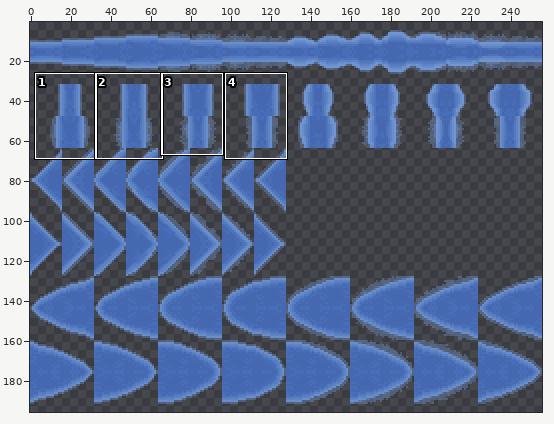
Edited in one commit: pixel-art file (src/concept/sprite/wateredges.aseprite). Above, an overview of the earlier version with the close-up marked.
Close-up. Old version:
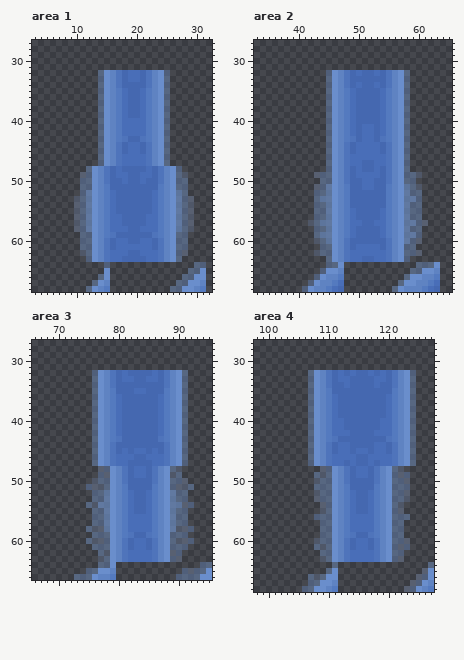
256x256 pixels, 1 frame. Colours within 5 levels of each other are drawn and written as one. Shown: area 1: x 3..32, y 27..68; area 2: x 33..65, y 27..68; area 3: x 66..95, y 27..66; area 4: x 98..127, y 27..68. The wide view leaves out empty margins. The commit also changed other parts of the picture, which this record leaves out.
New version:
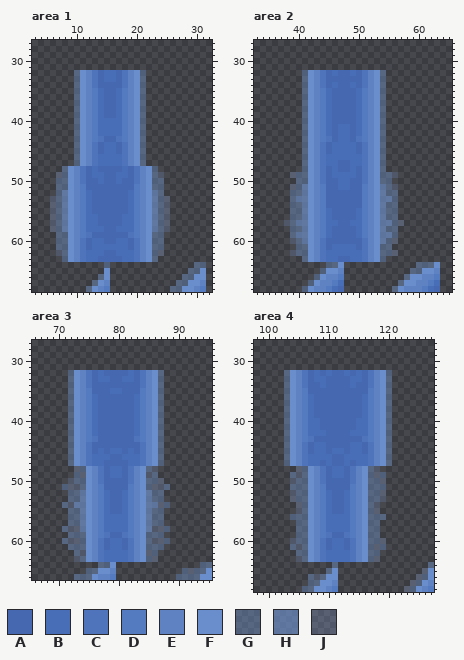
Palette (. is transparent): A #4568b0  B #496eb8  C #4f74bb  D #547abf  E #5f83c2  F #6a8ecc  G #7196d164  H #7196d1a1  J #8dabda3f
Change:
Area 1:
y 32..33: x 10..25 ....GFECABBACEFG -> GFECABBACEFG....
y 34: x 10..25 ....GFECAAAACEFG -> GFECAAAACEFG....
y 35..39: x 10..25 ....GFEDBAABDEFG -> GFEDBAABDEFG....
y 40..42: x 10..25 ....GFEDBBBBDEFG -> GFEDBBBBDEFG....
y 43: x 10..25 ....GFEDCAACDEFG -> GFEDCAACDEFG....
y 44..45: x 10..25 ....GFECABBACEFG -> GFECABBACEFG....
y 46..47: x 10..25 ....GFECBBBBCEFG -> GFECBBBBCEFG....
y 48: x 8..15 ....GFEC -> GFECABAA; x 17..18 BA -> AB; x 20..27 AABACEFG -> CEFG....
y 49: x 7..15 ....JGFEC -> JGFECABBA; x 20..28 ABBACEFGJ -> CEFGJ....
y 50: x 7..15 ....GGFEC -> GGFECAABA; x 17..18 AB -> BA; x 20..28 ABAACEFGG -> CEFGG....
y 51: x 7..15 ....GGFED -> GGFEDAAAA; x 20..28 AAAADEFGG -> DEFGG....
y 52: x 7..16 ....GHFEDB -> GHFEDBAAAA; x 19..28 AAAABDEFHG -> BDEFHG....
y 53..55: x 6..16 ....JGHFEDB -> JGHFEDBAAAA; x 19..29 AAAABDEFHGJ -> BDEFHGJ....
y 56..57: x 6..29 ....JGHFEDBBAAAABBDEFHGJ -> JGHFEDBBAAAABBDEFHGJ....
y 58: x 6..16 ....JGHFEDB -> JGHFEDBBBAA; x 19..29 AABBBDEFHGJ -> BDEFHGJ....
y 59: x 7..16 ....GGFEDC -> GGFEDCAAAA; x 19..28 AAAACDEFGG -> CDEFGG....
y 60: x 7..15 ....GGFEC -> GGFECABBA; x 20..28 ABBACEFGG -> CEFGG....
y 61: x 7..16 ....GGFECA -> GGFECABBBB; x 19..28 BBBBACEFGG -> ACEFGG....
y 62: x 7..16 ....JGFECB -> JGFECBBBAA; x 19..28 AABBBCEFGJ -> BCEFGJ....
y 63: x 8..27 ....GFECBBAAAABBCEFG -> GFECBBAAAABBCEFG....
Area 2:
y 32: x 41..58 ....GFECABAABACEFG -> GFECABAABACEFG....
y 33: x 41..48 ....GFEC -> GFECAAAA; x 51..58 AAAACEFG -> CEFG....
y 34: x 41..58 ....GFECABAABACEFG -> GFECABAABACEFG....
y 35..40: x 41..58 ....GFEDBAAAABDEFG -> GFEDBAAAABDEFG....
y 41..42: x 41..58 ....GFEDBABBABDEFG -> GFEDBABBABDEFG....
y 43: x 41..58 ....GFEDCABBACDEFG -> GFEDCABBACDEFG....
y 44..45: x 41..58 ....GFECABBBBACEFG -> GFECABBBBACEFG....
y 46: x 41..48 ....GFEC -> GFECBBBB; x 51..58 BBBBCEFG -> CEFG....
y 47: x 41..48 ....GFEC -> GFECBBAA; x 51..58 AABBCEFG -> CEFG....
y 48: x 41..58 ....GFECABAABACEFG -> GFECABAABACEFG....
y 49: x 39..60 ....JGGFECABBBBACEFGGJ -> JGGFECABBBBACEFGGJ....
y 50: x 40..48 ....GGFEC -> GGFECAABB; x 51..59 BBAACEFGG -> CEFGG....
y 51: x 39..48 ....JGHFED -> JGHFEDAABB; x 51..60 BBAADEFHGJ -> DEFHGJ....
y 52: x 39..48 ....GGHFED -> GGHFEDAAAA; x 51..60 AAAADEFHGG -> DEFHGG....
y 53: x 39..48 ....GHHFED -> GHHFEDAAAA; x 51..60 AAAADEFHHG -> DEFHHG....
y 54: x 39..48 ....GGHFED -> GGHFEDAAAA; x 51..60 AAAADEFHGG -> DEFHGG....
y 55..56: x 39..60 ....GGHFEDBAAAABDEFHGG -> GGHFEDBAAAABDEFHGG....
y 57: x 38..48 ....JGHHFED -> JGHHFEDBBAA; x 51..61 AABBDEFHHGJ -> DEFHHGJ....
y 58: x 39..60 ....GGHFEDBAAAABDEFHGG -> GGHFEDBAAAABDEFHGG....
y 59: x 39..60 ....GHHFEDBAAAABDEFHHG -> GHHFEDBAAAABDEFHHG....
y 60: x 39..48 ....JGHFEC -> JGHFECAAAA; x 51..60 AAAACEFHGJ -> CEFHGJ....
y 61: x 40..59 ....GGFECABBBBACEFGG -> GGFECABBBBACEFGG....
y 62: x 39..48 ....JGGFEC -> JGGFECBBBB; x 51..60 BBBBCEFGGJ -> CEFGGJ....
y 63: x 41..48 ....GFEC -> GFECBBAA; x 51..58 AABBCEFG -> CEFG....
Area 3:
y 32: x 72..79 ....GFEC -> GFECABAA; x 81..82 BA -> AB; x 84..91 AABACEFG -> CEFG....
y 33: x 72..79 ....GFEC -> GFECABBA; x 84..91 ABBACEFG -> CEFG....
y 34: x 72..79 ....GFEC -> GFECAAAA; x 84..91 AAAACEFG -> CEFG....
y 35: x 72..80 ....GFEDA -> GFEDAAABB; x 83..91 BBAAADEFG -> ADEFG....
y 36..42: x 72..80 ....GFEDB -> GFEDBAAAA; x 83..91 AAAABDEFG -> BDEFG....
y 43: x 72..80 ....GFEDC -> GFEDCAAAA; x 83..91 AAAACDEFG -> CDEFG....
y 44: x 72..79 ....GFEC -> GFECAAAA; x 84..91 AAAACEFG -> CEFG....
y 45: x 72..91 ....GFECABABBABACEFG -> GFECABABBABACEFG....
y 46: x 72..80 ....GFECB -> GFECBBBAA; x 83..91 AABBBCEFG -> BCEFG....
y 47: x 72..91 ....GFECBBAAAABBCEFG -> GFECBBAAAABBCEFG....
y 48: x 73..90 ....JGFECABBACEFGJ -> JGFECABBACEFGJ....
y 49: x 73..90 ....GJFECABBACEFJG -> GJFECABBACEFJG....
y 50: x 72..91 ....JGGFECAAAACEFGGJ -> JGGFECAAAACEFGGJ....
y 51: x 71..92 ....GJJGFEDAAAADEFGJJG -> GJJGFEDAAAADEFGJJG....
y 52..53: x 72..91 ....GGHFEDBAABDEFHGG -> GGHFEDBAABDEFHGG....
y 54: x 71..92 ....GJHHFEDBAABDEFHHJG -> GJHHFEDBAABDEFHHJG....
y 55: x 72..91 ....GGHFEDBAABDEFHGG -> GGHFEDBAABDEFHGG....
y 56..57: x 72..91 ....GGHFEDBBBBDEFHGG -> GGHFEDBBBBDEFHGG....
y 58: x 71..92 ....GJJHFEDBBBBDEFHJJG -> GJJHFEDBBBBDEFHJJG....
y 59: x 72..91 ....GGGFEDCAACDEFGGG -> GGGFEDCAACDEFGGG....
y 60: x 71..92 ....GJJGFECABBACEFGJJG -> GJJGFECABBACEFGJJG....
y 61: x 72..91 ....GGGFECABBACEFGGG -> GGGFECABBACEFGGG....
y 62: x 73..90 ....GJFECBBBBCEFJG -> GJFECBBBBCEFJG....
y 63: x 73..90 ....JGFECBBBBCEFGJ -> JGFECBBBBCEFGJ....
Area 4:
y 32: x 103..110 ....GFEC -> GFECABAB; x 112..115 BABA -> ABAB; x 117..124 BABACEFG -> CEFG....
y 33: x 103..110 ....GFEC -> GFECABBA; x 112..115 BBAA -> AABB; x 117..124 ABBACEFG -> CEFG....
y 34: x 103..110 ....GFEC -> GFECAABA; x 113..114 BA -> AB; x 117..124 ABAACEFG -> CEFG....
y 35: x 103..110 ....GFED -> GFEDAAAA; x 117..124 AAAADEFG -> DEFG....
y 36..39: x 103..111 ....GFEDB -> GFEDBAAAA; x 116..124 AAAABDEFG -> BDEFG....
y 40..41: x 103..112 ....GFEDBB -> GFEDBBAAAA; x 115..124 AAAABBDEFG -> BBDEFG....
y 42: x 103..124 ....GFEDBBBAAAABBBDEFG -> GFEDBBBAAAABBBDEFG....
y 43: x 103..111 ....GFEDC -> GFEDCAAAA; x 116..124 AAAACDEFG -> CDEFG....
y 44: x 103..110 ....GFEC -> GFECABBA; x 112..115 BBAA -> AABB; x 117..124 ABBACEFG -> CEFG....
y 45: x 103..111 ....GFECA -> GFECABBAB; x 113..114 BA -> AB; x 116..124 BABBACEFG -> ACEFG....
y 46: x 103..112 ....GFECBB -> GFECBBBBAA; x 115..124 AABBBBCEFG -> BBCEFG....
y 47: x 103..124 ....GFECBBABAABABBCEFG -> GFECBBABAABABBCEFG....
y 48: x 105..122 ....JGFECABBACEFGJ -> JGFECABBACEFGJ....
y 49: x 104..123 ....GJGFECABBACEFGJG -> GJGFECABBACEFGJG....
y 50: x 104..123 ....JGGFECAAAACEFGGJ -> JGGFECAAAACEFGGJ....
y 51: x 104..123 ....GGGFEDAAAADEFGGG -> GGGFEDAAAADEFGGG....
y 52..53: x 104..123 ....JGGFEDBAABDEFGGJ -> JGGFEDBAABDEFGGJ....
y 54..55: x 105..122 ....JGFEDBAABDEFGJ -> JGFEDBAABDEFGJ....
y 56: x 104..123 ....GGGFEDBBBBDEFGGG -> GGGFEDBBBBDEFGGG....
y 57..58: x 105..122 ....GGFEDBBBBDEFGG -> GGFEDBBBBDEFGG....
y 59: x 105..122 ....GGFEDCAACDEFGG -> GGFEDCAACDEFGG....
y 60: x 104..123 ....JGGFECABBACEFGGJ -> JGGFECABBACEFGGJ....
y 61: x 104..123 ....GJGFECABBACEFGJG -> GJGFECABBACEFGJG....
y 62: x 105..122 ....GGFECBBBBCEFGG -> GGFECBBBBCEFGG....
y 63: x 105..122 ....JGFECBBBBCEFGJ -> JGFECBBBBCEFGJ....
Boxes around the changes in both close-ups, in picture pixels (x1, y1, x2, y2):
changed: (50, 70, 194, 262)
changed: (284, 70, 428, 262)
changed: (62, 370, 194, 562)
changed: (284, 370, 416, 562)
